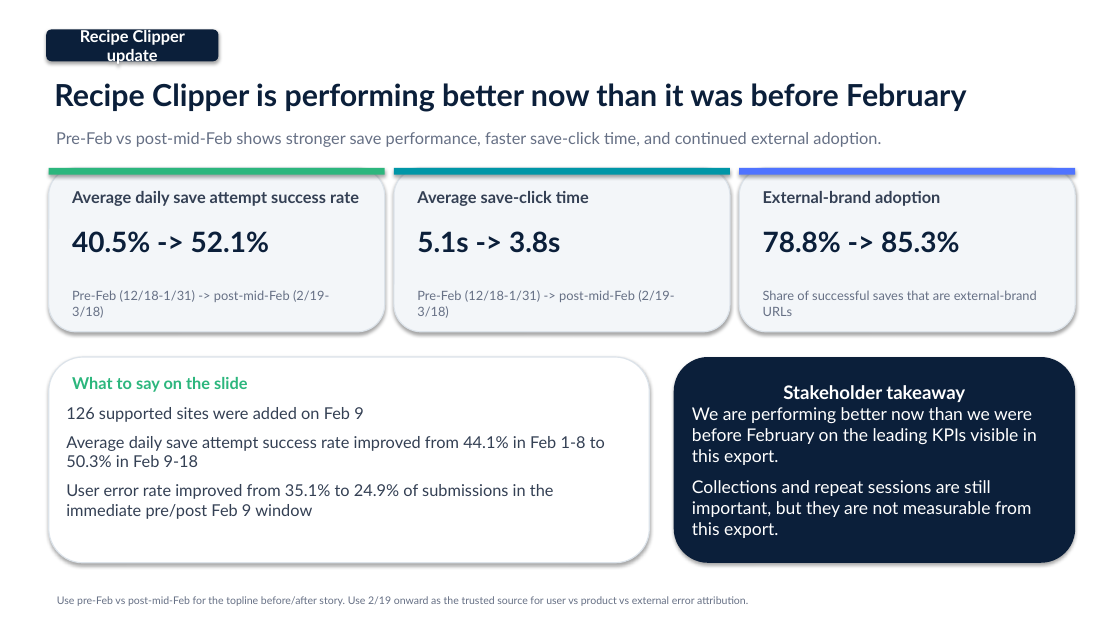
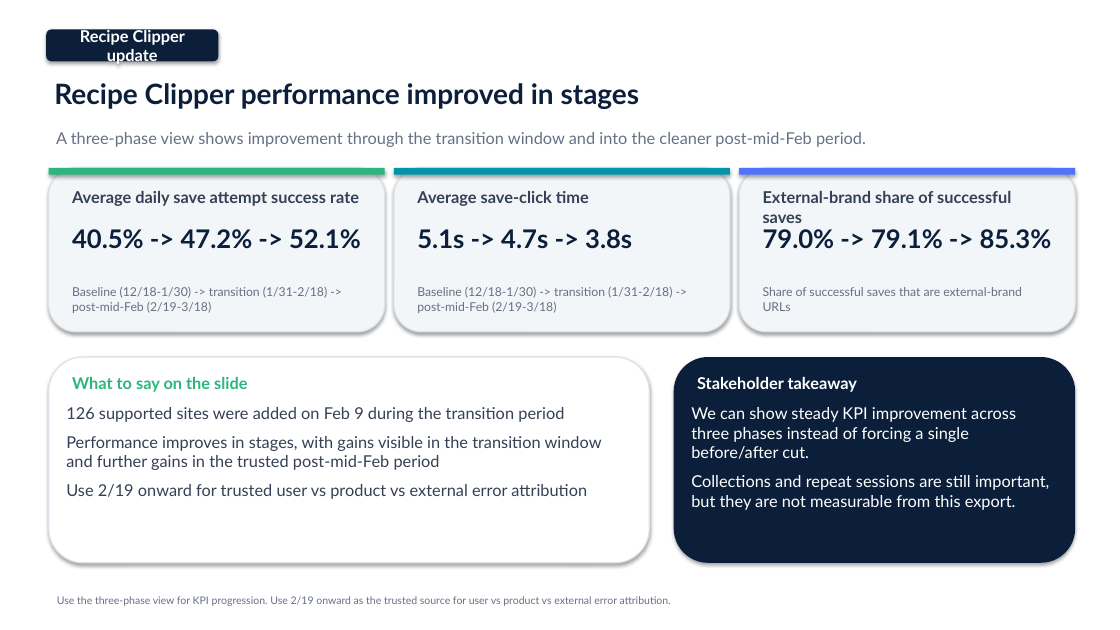
Before and after one commit to ChantelleJ-pm/socialprd, a slide deck: slide 1 of Recipe_Clipper_Stakeholder_Update.pptx. Drawn at 1120x630 pixels with LibreOffice and Linux fonts; fonts in the diff are those of the drawing. Boxes give left, top, right and bottom in pixels: in the first picture for what was removed or moved away, otherwise in the second. Text is boxed around its words. In the diff, an @@ line names an element or a change of style, - is before the commit and + after.

```diff
--- a/Recipe_Clipper_Stakeholder_Update.pptx
+++ b/Recipe_Clipper_Stakeholder_Update.pptx
@@ text at bbox=[54, 83, 640, 109]: text changed; size 26 to 24 pt @@
-Recipe Clipper is performing better now than it was before February
+Recipe Clipper performance improved in stages
@@ text at bbox=[56, 132, 866, 147]: text changed @@
-Pre-Feb vs post-mid-Feb shows stronger save performance, faster save-click time, and continued external adoption.
+A three-phase view shows improvement through the transition window and into the cleaner post-mid-Feb period.
@@ text at bbox=[763, 191, 1011, 223]: text changed @@
-External-brand adoption
+External-brand share of successful saves
@@ text at bbox=[72, 229, 361, 249]: text changed; size 24 to 22 pt @@
-40.5% -> 52.1%
+40.5% -> 47.2% -> 52.1%
@@ text at bbox=[417, 229, 632, 249]: text changed; size 24 to 22 pt @@
-5.1s -> 3.8s
+5.1s -> 4.7s -> 3.8s
@@ text at bbox=[763, 229, 1052, 249]: text changed; size 24 to 22 pt @@
-78.8% -> 85.3%
+79.0% -> 79.1% -> 85.3%
@@ text at bbox=[72, 287, 327, 313]: text changed; size 11 to 10.5 pt @@
-Pre-Feb (12/18-1/31) -> post-mid-Feb (2/19-3/18)
+Baseline (12/18-1/30) -> transition (1/31-2/18) -> post-mid-Feb (2/19-3/18)
@@ text at bbox=[417, 287, 672, 313]: text changed; size 11 to 10.5 pt @@
-Pre-Feb (12/18-1/31) -> post-mid-Feb (2/19-3/18)
+Baseline (12/18-1/30) -> transition (1/31-2/18) -> post-mid-Feb (2/19-3/18)
@@ text "Share of successful saves that ..." at bbox=[763, 287, 1022, 311]: size 11 to 10.5 pt @@
@@ text in rounded rectangle at bbox=[692, 385, 1037, 538]: text removed @@
-Stakeholder takeaway
-We are performing better now than we were before February on the leading KPIs visible in this export.
-Collections and repeat sessions are still important, but they are not measurable from this export.
@@ text added at bbox=[697, 377, 857, 392], 14 pt, text #FFFFFF, bold @@
+Stakeholder takeaway
@@ text at bbox=[66, 407, 602, 499]: text changed @@
-126 supported sites were added on Feb 9
-Average daily save attempt success rate improved from 44.1% in Feb 1-8 to 50.3% in Feb 9-18
-User error rate improved from 35.1% to 24.9% of submissions in the immediate pre/post Feb 9 window
+126 supported sites were added on Feb 9 during the transition period
+Performance improves in stages, with gains visible in the transition window and further gains in the trusted post-mid-Feb period
+Use 2/19 onward for trusted user vs product vs external error attribution
@@ text added at bbox=[691, 407, 1049, 510], 14 pt, text #FFFFFF @@
+We can show steady KPI improvement across three phases instead of forcing a single before/after cut.
+Collections and repeat sessions are still important, but they are not measurable from this export.
@@ text at bbox=[57, 596, 671, 606]: text changed @@
-Use pre-Feb vs post-mid-Feb for the topline before/after story. Use 2/19 onward as the trusted source for user vs product vs external error attribution.
+Use the three-phase view for KPI progression. Use 2/19 onward as the trusted source for user vs product vs external error attribution.
```
Also in this commit, not shown: 1 other slide changed, 3 other files.
